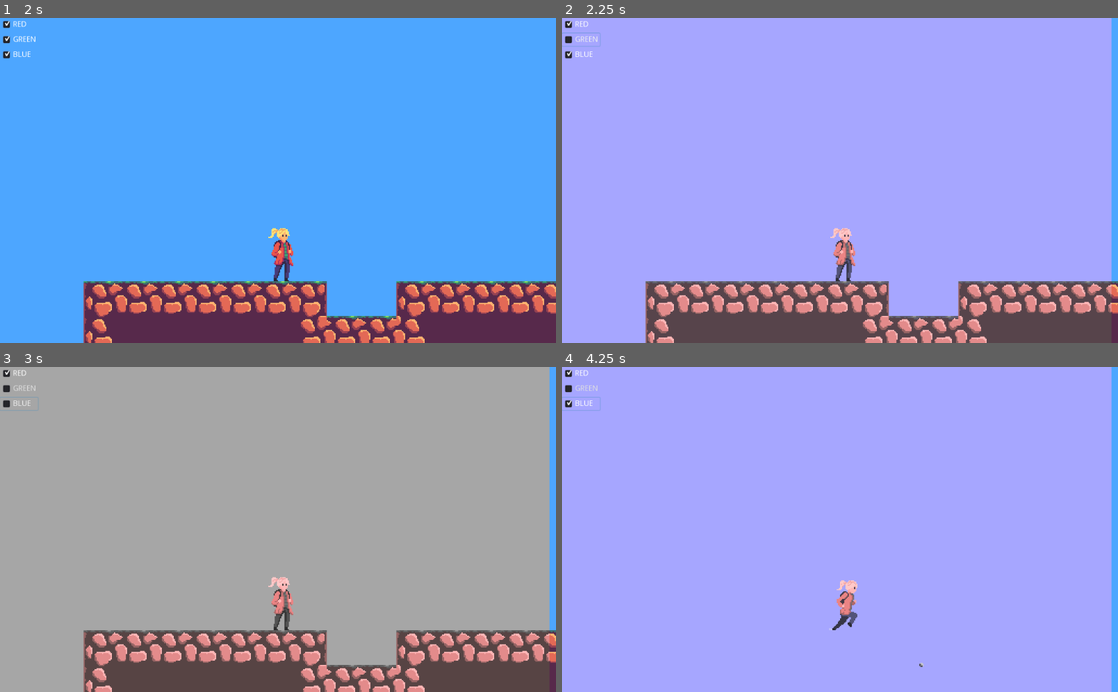
Above: before the commit, frames 1-4 (two rows, left to right).
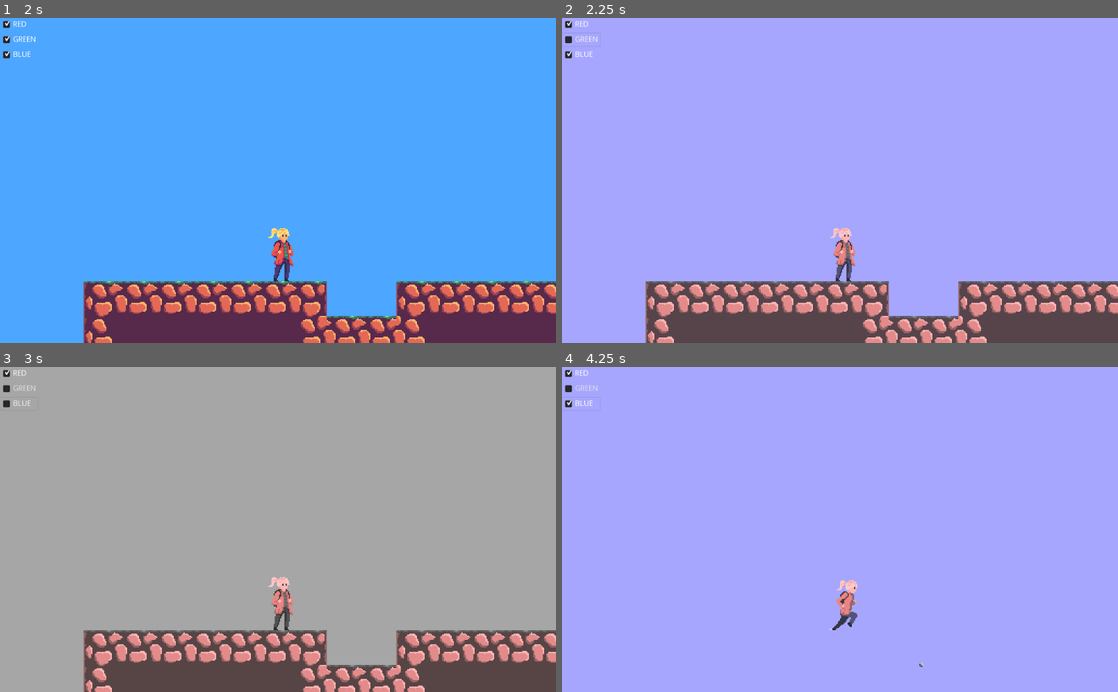
Above: after the commit, the same moments.

Repository: dardanbujupaj/rainbow-crystal
Game: Godot game, scene res://scenes/title_screen/TitleScreen.tscn
Two runs of this game, one before a commit and one after it. Both use one fixed random seed, a clock stepped at 60 frames per second and the inputs below.
Inputs (mouse positions are in pixels of both pictures, inside the frame that each line leads up to):
- Up to frame 1 (2 s): click "Play" at 0.5 s; click "RED" at 1.25 s
- Up to frame 2 (2.25 s): click "GREEN" at 2 s
- Up to frame 3 (3 s): click "BLUE" at 2.75 s
- Up to frame 4 (4.25 s): tap Enter at 3.5 s; move the mouse to (962, 513) at 3.52 s; hold Right (g_right) from 3.53 s (still down); tap M (g_attack) at 3.6 s; click (962, 513) at 3.67 s; tap Space (g_jump) at 3.77 s

Frame 1 is identical in both runs. In frame 2, 1.2% of the frame differs, in the area x 0-100%, y 0-100%; in frame 3, 1.2%; in frame 4, 1.2%, in the area x 98-100%, y 0-100%.

Commit message:
Clean up game scene.

Diff:
--- a/scenes/game/Game.gd
+++ b/scenes/game/Game.gd
@@ -1,26 +1,17 @@
 extends Node2D
 
 
-# Declare member variables here. Examples:
-# var a: int = 2
-# var b: String = "text"
+
+onready var shader: ShaderMaterial = $CanvasLayer/TextureRect.material
 
 
-# Called when the node enters the scene tree for the first time.
-func _ready() -> void:
-	pass # Replace with function body.
-
-
-# Called every frame. 'delta' is the elapsed time since the previous frame.
-#func _process(delta: float) -> void:
-#	pass
-
-onready var shader: ShaderMaterial = $CanvasLayer/HSplitContainer/TextureRect.material
-
+# enable or disable a color
 func _set_color_enabled(enabled: bool, color: String) -> void:
 	shader.set_shader_param("%s_enabled" % color, enabled)
 
 
+# load an area in the game
+# This is usually called by the Portal class
 func load_area(scene: PackedScene) -> void:
 	print("load area %s" % scene)
 	var instance = scene.instance()
--- a/scenes/game/Game.tscn
+++ b/scenes/game/Game.tscn
@@ -18,33 +18,6 @@
 script = ExtResource( 3 )
 
 [node name="CanvasLayer" type="CanvasLayer" parent="."]
-
-[node name="HSplitContainer" type="HSplitContainer" parent="CanvasLayer"]
-anchor_right = 1.0
-anchor_bottom = 1.0
-__meta__ = {
-"_edit_use_anchors_": false
-}
-
-[node name="TextureRect" type="TextureRect" parent="CanvasLayer/HSplitContainer"]
-material = SubResource( 1 )
-margin_right = 1012.0
-margin_bottom = 600.0
-mouse_filter = 2
-size_flags_horizontal = 3
-texture = SubResource( 2 )
-expand = true
-__meta__ = {
-"_edit_use_anchors_": false
-}
-
-[node name="TextureRect2" type="TextureRect" parent="CanvasLayer/HSplitContainer"]
-margin_left = 1024.0
-margin_right = 1024.0
-margin_bottom = 600.0
-__meta__ = {
-"_edit_use_anchors_": false
-}
 
 [node name="VBoxContainer" type="VBoxContainer" parent="CanvasLayer"]
 margin_right = 40.0
@@ -73,6 +46,18 @@
 pressed = true
 text = "BLUE"
 
+[node name="TextureRect" type="TextureRect" parent="CanvasLayer"]
+material = SubResource( 1 )
+margin_right = 1024.0
+margin_bottom = 600.0
+mouse_filter = 2
+size_flags_horizontal = 3
+texture = SubResource( 2 )
+expand = true
+__meta__ = {
+"_edit_use_anchors_": false
+}
+
 [node name="Scene" parent="." instance=ExtResource( 2 )]
 
 [connection signal="toggled" from="CanvasLayer/VBoxContainer/Red" to="." method="_set_color_enabled" binds= [ "red" ]]
